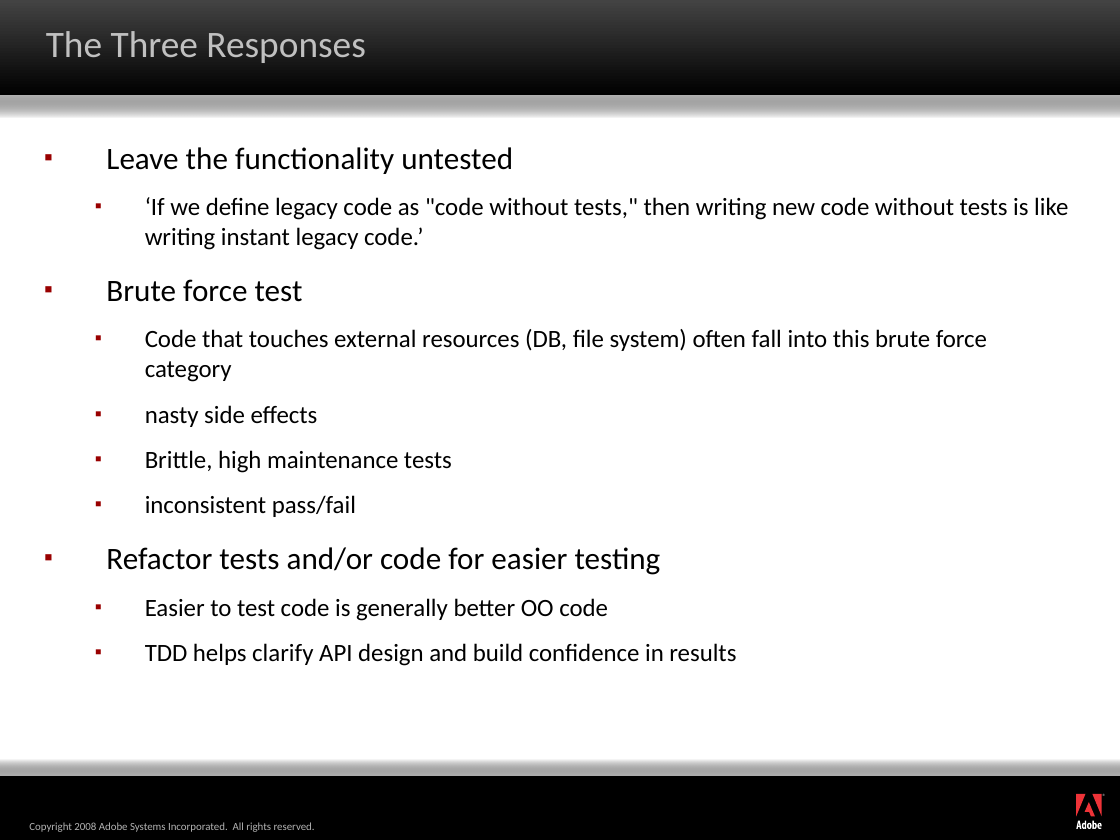
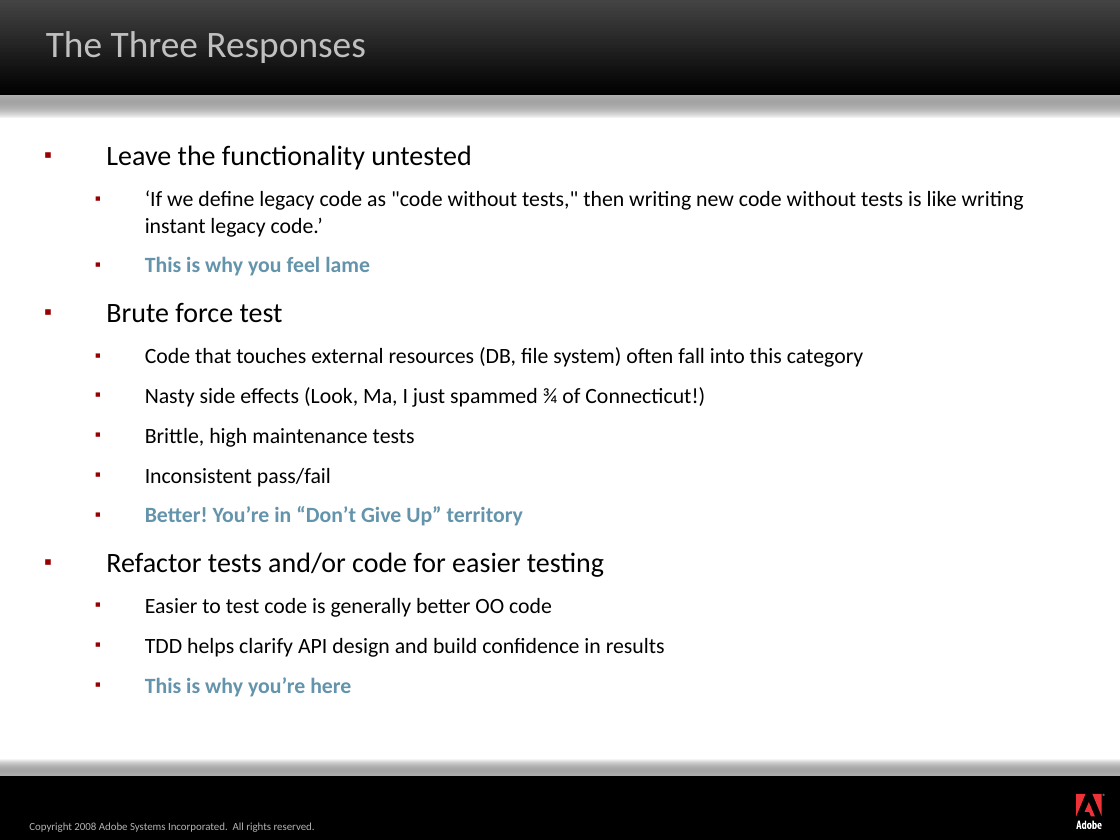
Before and after one commit to marcesher/mxunit-cfmeetups, a slide deck: slide 10 of max08/Marc_Esher_Bill_Shelton_AdvancedPatternsForColdfusionTestAutomation_draft1.ppt (slide 7 before the commit). Drawn at 1120x840 pixels with LibreOffice and Linux fonts; fonts in the diff are those of the drawing; background and template pictures are left out. Boxes give left, top, right and bottom in pixels: in the first picture for what was removed or moved away, otherwise in the second. Text is boxed around its words. In the diff, an @@ line names an element or a change of style, - is before the commit and + after.

```diff
--- a/max08/Marc_Esher_Bill_Shelton_AdvancedPatternsForColdfusionTestAutomation_draft1.ppt
+++ b/max08/Marc_Esher_Bill_Shelton_AdvancedPatternsForColdfusionTestAutomation_draft1.ppt
@@ text at [106,145,1024,657]: size 20 to 18 pt in "Leave the functionality untested", "Brute force test", "Refactor tests and/or code for easier testing"; size 16 to 14 pt in "‘If we define legacy code as "code ...", "Brittle, high maintenance tests", "Easier to test code is generally better ...", "TDD helps clarify API design and build ..."; less space between paragraphs @@
@@ text at [145,256,370,276]: paragraph added @@
+  ▪ This is why you feel lame
@@ text at [145,347,863,407]: text changed; size 16 to 14 pt @@
-  ▪ Code that touches external resources (DB, file system) often fall into this brute force category
-  ▪ nasty side effects
+  ▪ Code that touches external resources (DB, file system) often fall into this category
+  ▪ Nasty side effects (Look, Ma, I just spammed ¾ of Connecticut!)
@@ text at [145,468,523,526]: text changed; size 16 to 14 pt; text colour #000000 to #6494AC; bold on @@
-  ▪ inconsistent pass/fail
+  ▪ Inconsistent pass/fail
+  ▪ Better! You’re in “Don’t Give Up” territory
@@ text at [145,677,351,697]: paragraph added @@
+  ▪ This is why you’re here
```
Also in this commit, not shown: 9 other slides changed, 8 slides added, 2 slides removed.
